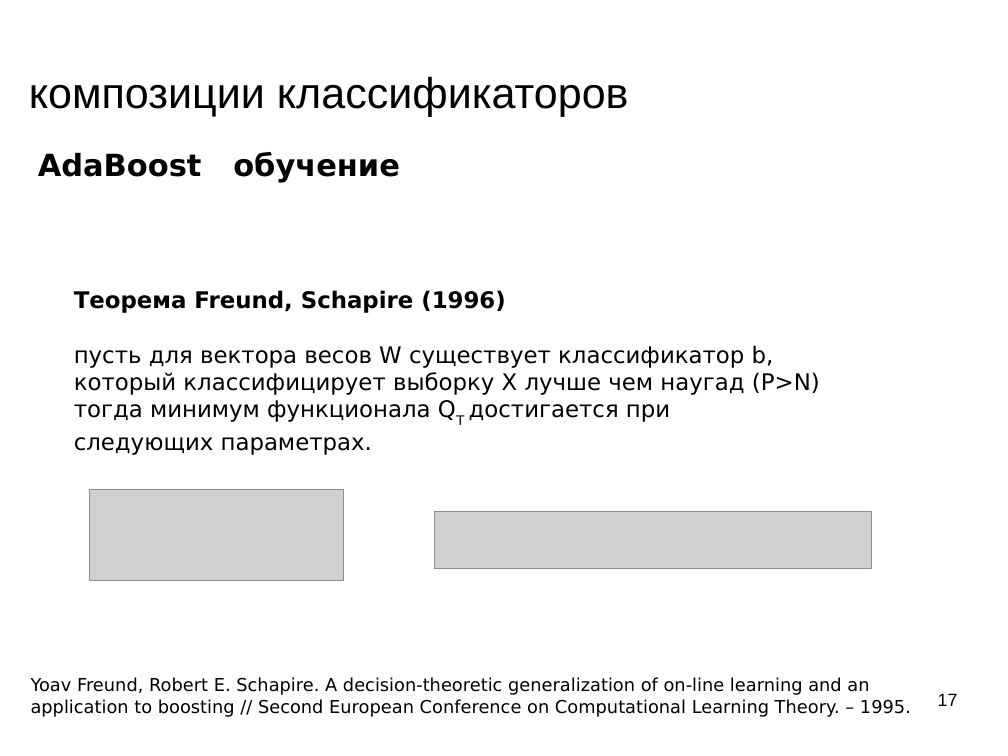
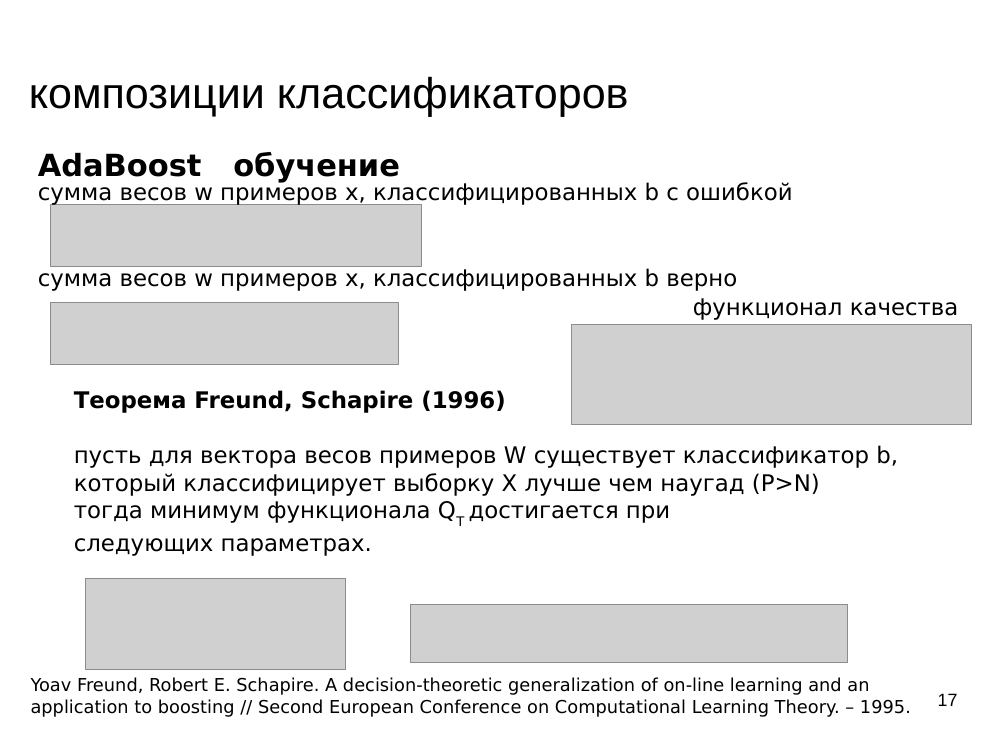
Before and after one commit to mechanoid5/ml_lectorium_legacy, a slide deck: slide 17 of 14-boost.odp. Drawn at 1008x756 pixels with LibreOffice and Linux fonts; fonts in the diff are those of the drawing; grey boxes stand for pictures; background and template pictures are left out. Boxes give left, top, right and bottom in pixels: in the first picture for what was removed or moved away, otherwise in the second. Text is boxed around its words. In the diff, an @@ line names an element or a change of style, - is before the commit and + after.

```diff
--- a/14-boost.odp
+++ b/14-boost.odp
@@ text added at [38,181,792,206], 18 pt, text #000000 @@
+сумма весов w примеров x, классифицированных b с ошибкой
@@ picture added at [50,204,422,266] @@
@@ text added at [38,268,737,291], 18 pt, text #000000 @@
+сумма весов w примеров x, классифицированных b верно
@@ text added at [693,298,959,320], 18 pt, text #000000 @@
+функционал качества
@@ picture added at [50,303,398,365] @@
@@ picture added at [573,324,972,424] @@
@@ text "Tеорема Freund, Schapire (1996)": place and size @@
-text "Tеорема Freund, Schapire (1996)" at [74,290,820,455]
+text "Tеорема Freund, Schapire (1996)" at [74,390,898,556]
@@ text at [74,445,898,468]: text changed @@
-пусть для вектора весов W существует классификатор b,
+пусть для вектора весов примеров W существует классификатор b,
@@ picture: place and size @@
-picture at [90,489,344,580]
+picture at [86,579,346,670]
@@ picture: place and size @@
-picture at [434,511,872,569]
+picture at [411,605,848,662]
```
Also in this commit, not shown: 2 other slides changed, 1 other file.
